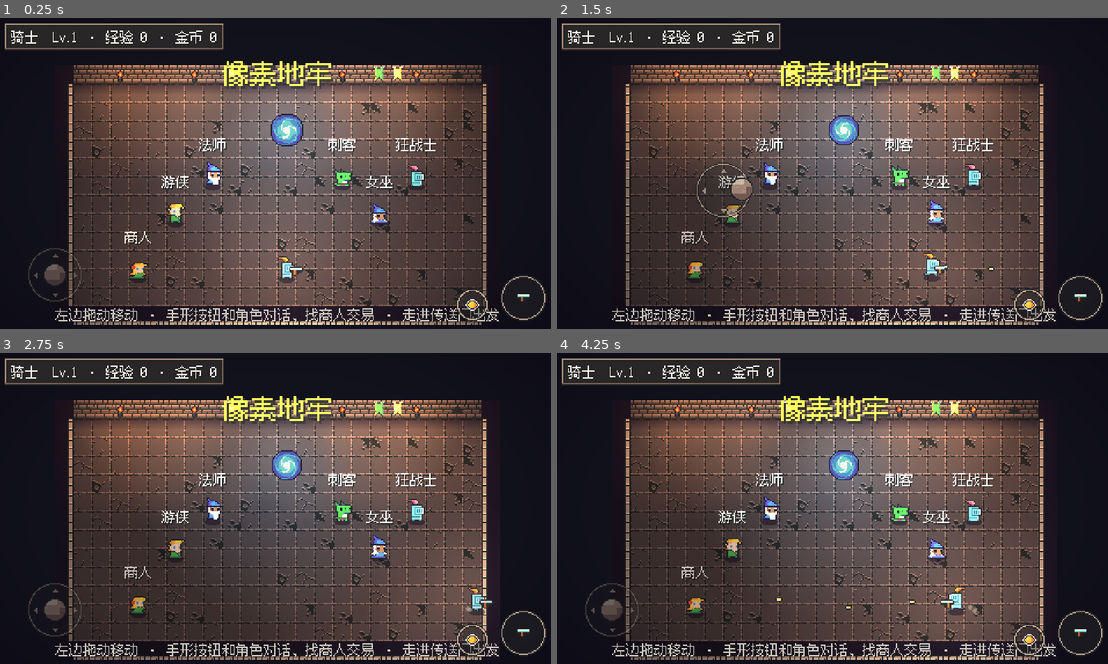
Above: before the commit, frames 1-4 (two rows, left to right).
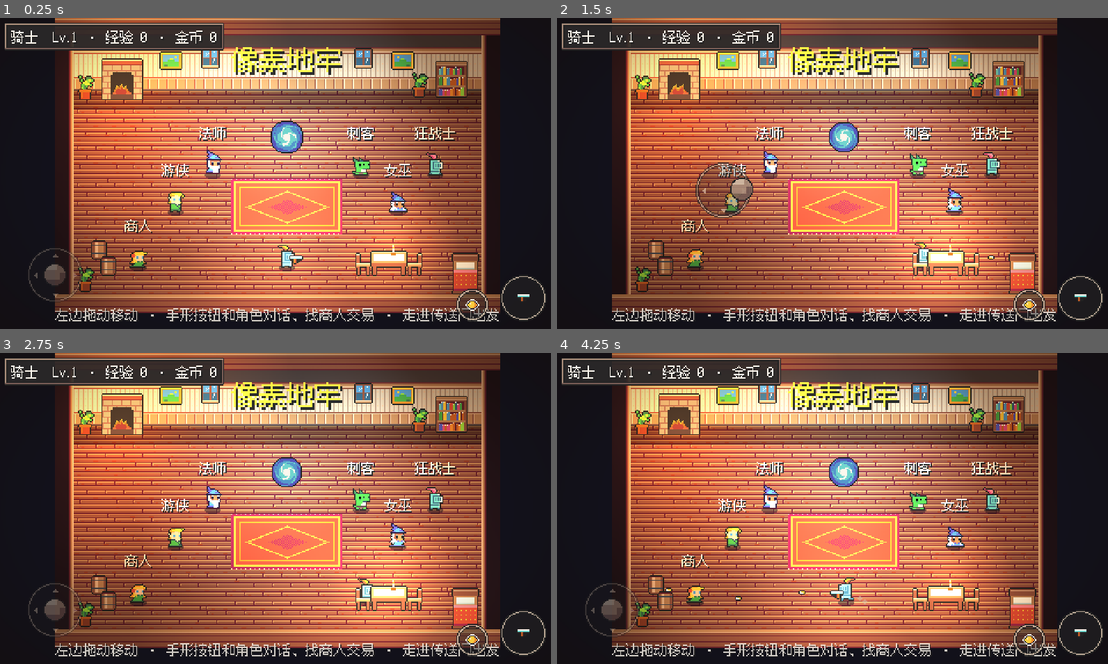
Above: after the commit, the same moments.

Repository: brondon1/game
Game: Godot game, scene res://lobby/lobby.tscn
The game is run twice, just before and just after one commit, with the same random seed, the same clock (stepped at 60 frames per second) and the same inputs.
Inputs (mouse positions are in pixels of both pictures, inside the frame that each line leads up to):
- Up to frame 1 (0.25 s): no input
- Up to frame 2 (1.5 s): move the mouse to (959, 157) at 0.52 s; hold D (move_right) 0.53-1.25 s; hold E (interact) 0.53-1.25 s; click (959, 157) at 0.67 s; drag from (722, 189) to (898, 179) at 1.27 s
- Up to frame 3 (2.75 s): move the mouse to (330, 440) at 2.02 s; hold D (move_right) from 2.03 s (still down); hold Q (switch_weapon) from 2.03 s (still down)
- Up to frame 4 (4.25 s): release D (move_right) at 2.75 s; release Q (switch_weapon) at 2.75 s; drag from (804, 570) to (898, 514) at 2.77 s; move the mouse to (1003, 555) at 3.52 s; press the mouse at (1003, 555) at 3.53 s; hold A (move_left) from 3.53 s (still down); tap Tab (map) at 4.15 s

The runs differ from the first frame. In frame 1, 68% of the frame differs, in the area x 9-91%, y 0-99%; in frame 2, 68%; in frame 3, 68%; in frame 4, 68%.

Commit message:
大厅改成家的样子：木地板、墙纸护墙板、壁炉、窗户、书架、床、餐桌和地毯，暖色炉火和烛光

Diff:
--- /dev/null
+++ b/dungeon/home_tileset.tres
@@ -0,0 +1,46 @@
+[gd_resource type="TileSet" format=3]
+
+[ext_resource type="Texture2D" path="res://assets/sprites/home/home_tiles.png" id="1_home"]
+
+[sub_resource type="TileSetAtlasSource" id="TileSetAtlasSource_home"]
+texture = ExtResource("1_home")
+0:0/0 = 0
+1:0/0 = 0
+2:0/0 = 0
+3:0/0 = 0
+4:0/0 = 0
+5:0/0 = 0
+6:0/0 = 0
+7:0/0 = 0
+8:0/0 = 0
+0:1/0 = 0
+0:1/0/physics_layer_0/polygon_0/points = PackedVector2Array(-8, -8, 8, -8, 8, 8, -8, 8)
+1:1/0 = 0
+1:1/0/physics_layer_0/polygon_0/points = PackedVector2Array(-8, -8, 8, -8, 8, 8, -8, 8)
+2:1/0 = 0
+2:1/0/physics_layer_0/polygon_0/points = PackedVector2Array(-8, -8, 8, -8, 8, 8, -8, 8)
+3:1/0 = 0
+3:1/0/physics_layer_0/polygon_0/points = PackedVector2Array(-8, -8, 8, -8, 8, 8, -8, 8)
+4:1/0 = 0
+4:1/0/physics_layer_0/polygon_0/points = PackedVector2Array(-8, -8, 8, -8, 8, 8, -8, 8)
+5:1/0 = 0
+5:1/0/physics_layer_0/polygon_0/points = PackedVector2Array(-8, -8, 8, -8, 8, 8, -8, 8)
+6:1/0 = 0
+6:1/0/physics_layer_0/polygon_0/points = PackedVector2Array(-8, -8, 8, -8, 8, 8, -8, 8)
+7:1/0 = 0
+7:1/0/physics_layer_0/polygon_0/points = PackedVector2Array(-8, -8, 8, -8, 8, 8, -8, 8)
+8:1/0 = 0
+8:1/0/physics_layer_0/polygon_0/points = PackedVector2Array(-8, -8, 8, -8, 8, 8, -8, 8)
+9:1/0 = 0
+9:1/0/physics_layer_0/polygon_0/points = PackedVector2Array(-8, -8, 8, -8, 8, 8, -8, 8)
+10:1/0 = 0
+10:1/0/physics_layer_0/polygon_0/points = PackedVector2Array(-8, -8, 8, -8, 8, 8, -8, 8)
+11:1/0 = 0
+11:1/0/physics_layer_0/polygon_0/points = PackedVector2Array(-8, -8, 8, -8, 8, 8, -8, 8)
+12:1/0 = 0
+12:1/0/physics_layer_0/polygon_0/points = PackedVector2Array(-8, -8, 8, -8, 8, 8, -8, 8)
+
+[resource]
+physics_layer_0/collision_layer = 1
+physics_layer_0/collision_mask = 0
+sources/0 = SubResource("TileSetAtlasSource_home")
--- a/lobby/lobby.gd
+++ b/lobby/lobby.gd
@@ -6,23 +6,56 @@
 
 const TILE_SIZE := 16
 ## 大厅的地板范围（瓦片坐标）
-const ROOM := Rect2i(0, 0, 22, 12)
+const ROOM := Rect2i(0, 0, 22, 11)
 ## 传送门和玩家出生点（瓦片坐标）
 const PORTAL_CELL := Vector2i(11, 2)
-const MERCHANT_CELL := Vector2i(3, 10)
+const MERCHANT_CELL := Vector2i(3, 9)
 const MERCHANT_TEXTURE := preload("res://assets/sprites/merchant_idle.png")
-const START_CELL := Vector2i(11, 10)
-## 大厅不大，用一个固定的镜头一次看全（屏幕上方留出左上角信息栏的位置）
-const CAMERA_CENTER := Vector2(176, 78)
+const START_CELL := Vector2i(11, 9)
+## 大厅不大，用一个固定的镜头一次看全（包括上方三格高的墙）
+const CAMERA_CENTER := Vector2(176, 72)
 const NPC_SCENE := preload("res://lobby/lobby_npc.tscn")
 const PLAYER_SCENE := preload("res://player/player.tscn")
 const PORTAL_SCENE := preload("res://dungeon/portal.tscn")
 const TORCH_SCENE := preload("res://props/torch.tscn")
-## 角色站的位置（瓦片坐标），左边 3 个、右边 3 个
+## 角色站的位置（瓦片坐标），地毯左边 3 个、右边 3 个
 const NPC_CELLS: Array[Vector2i] = [
-	Vector2i(3, 5), Vector2i(5, 7), Vector2i(7, 5),
-	Vector2i(14, 5), Vector2i(16, 7), Vector2i(18, 5),
+	Vector2i(3, 4), Vector2i(5, 6), Vector2i(7, 4),
+	Vector2i(15, 4), Vector2i(17, 6), Vector2i(19, 4),
 ]
+
+# ---------- 家具 ----------
+# 大厅是"家"：木地板、贴墙纸的墙（比地牢多两格高：墙纸 + 顶上的线脚），再摆上家具。
+const HOME := "res://assets/sprites/home/"
+## 墙纸和墙顶线脚（home_tiles.png 第二行最后两格，地牢的瓦片里没有）
+const UPPER_WALL_TILE := Vector2i(11, 1)
+const CROWN_TILE := Vector2i(12, 1)
+## 挂在墙上的东西：[贴图, 中心位置（像素）, 左右翻转]
+const WALL_DECOR := [
+	["painting.png", Vector2(84, -26), false],
+	["window.png", Vector2(118, -28), false],
+	["window.png", Vector2(250, -28), false],
+	["painting.png", Vector2(284, -26), true],
+]
+## 立在地上的家具：[贴图, 底边中点（像素）, 挡路的碰撞框大小（为 0 就不挡路）]
+const FURNITURE := [
+	["bookshelf.png", Vector2(326, 6), Vector2(28, 10)],
+	["plant.png", Vector2(10, 8), Vector2(12, 6)],
+	["plant.png", Vector2(298, 6), Vector2(12, 6)],
+	["plant.png", Vector2(10, 174), Vector2(12, 6)],
+	["bed.png", Vector2(338, 176), Vector2(22, 30)],
+	["table.png", Vector2(272, 160), Vector2(30, 10)],
+	["chair_left.png", Vector2(250, 160), Vector2.ZERO],
+	["chair_right.png", Vector2(294, 160), Vector2.ZERO],
+	["barrel.png", Vector2(22, 146), Vector2(12, 6)],
+	["barrel.png", Vector2(30, 160), Vector2(12, 6)],
+]
+const FIREPLACE_POS := Vector2(42, 8)
+const RUG_CENTER := Vector2(184, 100)
+## 炉火和烛光是暖色，窗户透进来的是冷色的天光
+const FIRE_LIGHT := Color(1, 0.62, 0.32)
+const CANDLE_LIGHT := Color(1, 0.8, 0.5)
+const WINDOW_LIGHT := Color(0.62, 0.78, 1)
 
 var _npcs: Array[LobbyNpc] = []
 ## 正在对话的角色，和这个角色已经说到第几句
@@ -80,19 +113,92 @@
 	return Vector2(cell * TILE_SIZE) + Vector2.ONE * TILE_SIZE * 0.5
 
 
-## 铺地板和墙，上方墙面挂火把（传送门正上方空出来）
+## 铺地板和墙：TilePainter 铺好一圈墙后，把上方的墙加高成"护墙板 + 墙纸 + 线脚"三层，
+## 左右两边的侧墙也跟着加高，最后摆家具。
 func _build_room() -> void:
 	var floor_cells := {}
 	for x in range(ROOM.position.x, ROOM.end.x):
 		for y in range(ROOM.position.y, ROOM.end.y):
 			floor_cells[Vector2i(x, y)] = true
 	TilePainter.paint(tile_map, floor_cells, TilePainter.walls_around(floor_cells))
-	for x in range(ROOM.position.x + 2, ROOM.end.x - 1, 4):
-		if absi(x - PORTAL_CELL.x) <= 2:
-			continue
-		var torch: Torch = TORCH_SCENE.instantiate()
-		torch.position = Vector2(Vector2i(x, ROOM.position.y - 1) * TILE_SIZE) + Vector2(TILE_SIZE * 0.5, TILE_SIZE * 0.6)
-		decor_root.add_child(torch)
+	var top := ROOM.position.y
+	for x in range(ROOM.position.x, ROOM.end.x):
+		tile_map.set_cell(Vector2i(x, top - 2), 0, UPPER_WALL_TILE)
+		tile_map.set_cell(Vector2i(x, top - 3), 0, CROWN_TILE)
+	for y in range(top - 3, ROOM.end.y):
+		tile_map.set_cell(Vector2i(ROOM.position.x - 1, y), 0, TilePainter.WALL_SIDE_LEFT_TILE)
+		tile_map.set_cell(Vector2i(ROOM.end.x, y), 0, TilePainter.WALL_SIDE_RIGHT_TILE)
+	for x in range(ROOM.position.x - 1, ROOM.end.x + 1):
+		tile_map.set_cell(Vector2i(x, top - 4), 0, TilePainter.WALL_TOP_TILE)
+		tile_map.set_cell(Vector2i(x, ROOM.end.y), 0, TilePainter.WALL_TOP_TILE)
+	_furnish()
+
+
+func _furnish() -> void:
+	var rug := Sprite2D.new()
+	rug.texture = load(HOME + "rug.png")
+	rug.position = RUG_CENTER
+	decor_root.add_child(rug)
+	for item: Array in WALL_DECOR:
+		var sprite := Sprite2D.new()
+		sprite.texture = load(HOME + item[0])
+		sprite.position = item[1]
+		sprite.flip_h = item[2]
+		decor_root.add_child(sprite)
+		if item[0] == "window.png":
+			_add_light(decor_root, item[1] + Vector2(0, 34), WINDOW_LIGHT, 0.25, 1.1)
+	for item: Array in FURNITURE:
+		_add_furniture(item[0], item[1], item[2])
+	# 壁炉：炉膛里是会跳动的火（借用火把的闪烁逻辑），照亮左上角
+	var fireplace := _add_furniture("fireplace.png", FIREPLACE_POS, Vector2(34, 10))
+	var fire: Torch = TORCH_SCENE.instantiate()
+	fire.base_energy = 1.2
+	fire.base_scale = 2.4
+	fire.position = Vector2(0, -8)
+	fireplace.add_child(fire)
+	var fire_sprite: Sprite2D = fire.get_node("Sprite2D")
+	fire_sprite.texture = load(HOME + "fire.png")
+	fire.get_node("PointLight2D").color = FIRE_LIGHT
+	# 桌上的蜡烛
+	var table := entities.get_children().filter(func(n: Node) -> bool: return n.name == "Table").front() as Node2D
+	var candle := Sprite2D.new()
+	candle.texture = load(HOME + "candle.png")
+	candle.material = preload("res://common/unshaded.tres")
+	candle.position = Vector2(4, -22)
+	table.add_child(candle)
+	_add_light(candle, Vector2(0, -3), CANDLE_LIGHT, 0.8, 0.9)
+
+
+## 立在地上的家具：贴图的底边对齐 base（参与 Y 排序，角色能走到它前面或后面），
+## 底部有一块挡路的碰撞框。
+func _add_furniture(file: String, base: Vector2, solid: Vector2) -> Node2D:
+	var body := StaticBody2D.new()
+	body.name = file.get_basename().to_pascal_case()
+	body.position = base
+	body.collision_mask = 0
+	var sprite := Sprite2D.new()
+	sprite.texture = load(HOME + file)
+	sprite.offset = Vector2(0, -sprite.texture.get_height() * 0.5)
+	body.add_child(sprite)
+	if solid != Vector2.ZERO:
+		var shape := CollisionShape2D.new()
+		var rect := RectangleShape2D.new()
+		rect.size = solid
+		shape.shape = rect
+		shape.position = Vector2(0, -solid.y * 0.5)
+		body.add_child(shape)
+	entities.add_child(body)
+	return body
+
+
+func _add_light(parent: Node, pos: Vector2, color: Color, energy: float, scale: float) -> void:
+	var light := PointLight2D.new()
+	light.texture = preload("res://common/light_texture.tres")
+	light.position = pos
+	light.color = color
+	light.energy = energy
+	light.texture_scale = scale
+	parent.add_child(light)
 
 
 ## 当前角色不站在人群里（玩家就是他）；左上角显示当前角色的等级、经验和金币
--- a/lobby/lobby.tscn
+++ b/lobby/lobby.tscn
@@ -1,7 +1,7 @@
 [gd_scene format=3]
 
 [ext_resource type="Script" path="res://lobby/lobby.gd" id="1_script"]
-[ext_resource type="TileSet" path="res://dungeon/tileset.tres" id="2_tileset"]
+[ext_resource type="TileSet" path="res://dungeon/home_tileset.tres" id="2_tileset"]
 [ext_resource type="PackedScene" path="res://player/player.tscn" id="3_player"]
 [ext_resource type="PackedScene" path="res://ui/lobby_dialog.tscn" id="4_dialog"]
 [ext_resource type="PackedScene" path="res://ui/touch_controls.tscn" id="5_touch"]
@@ -10,8 +10,8 @@
 
 [sub_resource type="ShaderMaterial" id="ShaderMaterial_vignette"]
 shader = ExtResource("6_vignette")
-shader_parameter/strength = 0.6
-shader_parameter/tint = Color(0.03, 0.02, 0.07, 1)
+shader_parameter/strength = 0.5
+shader_parameter/tint = Color(0.08, 0.04, 0.02, 1)
 
 [node name="Lobby" type="Node2D"]
 script = ExtResource("1_script")
@@ -22,16 +22,16 @@
 [node name="Decor" type="Node2D" parent="."]
 
 [node name="Ambient" type="CanvasModulate" parent="."]
-color = Color(0.8, 0.76, 0.76, 1)
+color = Color(0.86, 0.78, 0.68, 1)
 
 [node name="Camera2D" type="Camera2D" parent="."]
 
 [node name="Sign" type="Label" parent="."]
 z_index = 2
-offset_left = 96.0
-offset_top = -26.0
-offset_right = 256.0
-offset_bottom = 6.0
+offset_left = 104.0
+offset_top = -44.0
+offset_right = 264.0
+offset_bottom = -12.0
 theme_override_colors/font_color = Color(0.98, 0.796, 0.243, 1)
 theme_override_constants/shadow_offset_x = 2
 theme_override_constants/shadow_offset_y = 2
--- a/props/torch.gd
+++ b/props/torch.gd
@@ -3,6 +3,7 @@
 ## 墙上的火把：两帧火苗交替，光的亮度和大小随机抖动。
 
 @export var base_energy := 1.0
+@export var base_scale := 1.6
 
 var _time := 0.0
 
@@ -19,4 +20,4 @@
 	sprite.frame = int(_time * 7.0) % 2
 	var flicker := sin(_time * 11.0) * 0.06 + sin(_time * 23.0) * 0.04 + randf_range(-0.03, 0.03)
 	light.energy = base_energy + flicker
-	light.texture_scale = 1.6 + flicker * 0.5
+	light.texture_scale = base_scale + flicker * 0.5
Binary file added: assets/sprites/home/barrel.png
Not shown, added: assets/sprites/home/barrel.png.import
Binary file added: assets/sprites/home/bed.png
Not shown, added: assets/sprites/home/bed.png.import
Binary file added: assets/sprites/home/bookshelf.png
Not shown, added: assets/sprites/home/bookshelf.png.import
Binary file added: assets/sprites/home/candle.png
Not shown, added: assets/sprites/home/candle.png.import
Binary file added: assets/sprites/home/chair_left.png
Not shown, added: assets/sprites/home/chair_left.png.import
Binary file added: assets/sprites/home/chair_right.png
Not shown, added: assets/sprites/home/chair_right.png.import
(and 17 more such lines)
